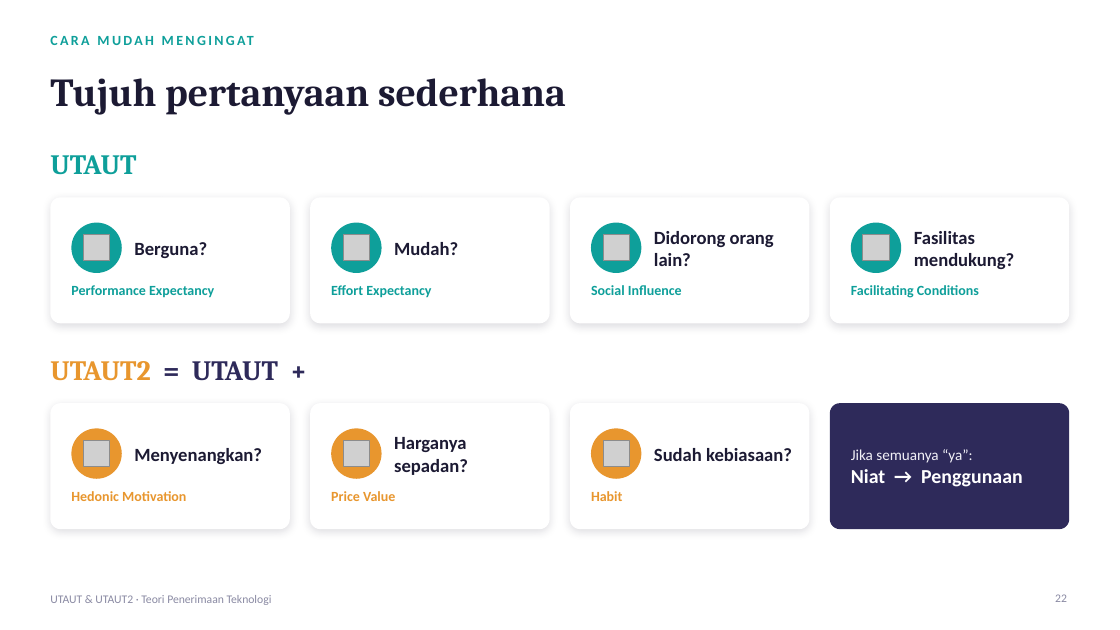
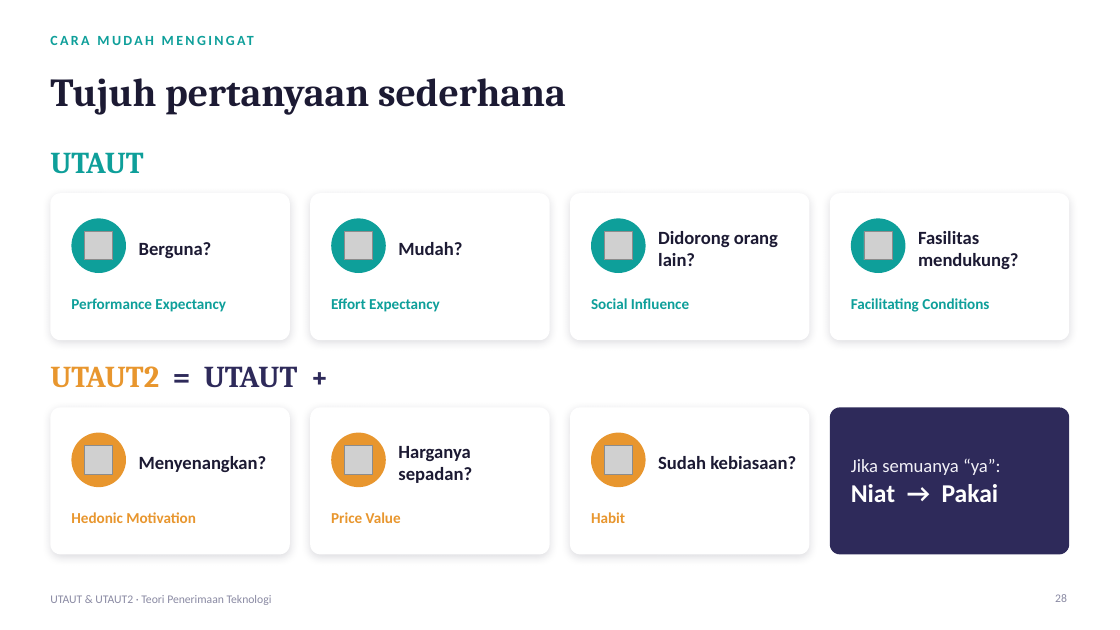
Before and after one commit to KevArslanian/S-Enigma, a slide deck: slide 28 of materi/UTAUT_UTAUT2.pptx (slide 22 before the commit). Drawn at 1120x630 pixels with LibreOffice and Linux fonts; fonts in the diff are those of the drawing; grey boxes stand for pictures. Boxes give left, top, right and bottom in pixels: in the first picture for what was removed or moved away, otherwise in the second. Text is boxed around its words. In the diff, an @@ line names an element or a change of style, - is before the commit and + after.

```diff
--- a/materi/UTAUT_UTAUT2.pptx
+++ b/materi/UTAUT_UTAUT2.pptx
@@ text "UTAUT" at [50,152,143,174]: size 24 to 26 pt @@
@@ rounded rectangle: place and size @@
-rounded rectangle at [50,197,290,323]
+rounded rectangle at [50,193,290,340]
@@ rounded rectangle: place and size @@
-rounded rectangle at [310,197,549,323]
+rounded rectangle at [310,193,549,340]
@@ rounded rectangle: place and size @@
-rounded rectangle at [571,197,810,323]
+rounded rectangle at [571,193,810,340]
@@ rounded rectangle: place and size @@
-rounded rectangle at [830,197,1070,323]
+rounded rectangle at [830,193,1070,340]
@@ ellipse: place and size @@
-ellipse at [71,223,122,273]
+ellipse at [71,218,126,273]
@@ 3 pictures: place and size @@
-3 pictures at [83,234,889,260]
+3 pictures at [85,232,893,260]
@@ text "Berguna?": place and size @@
-text "Berguna?" at [134,242,207,258]
+text "Berguna?" at [139,242,212,258]
@@ ellipse: place and size @@
-ellipse at [331,223,381,273]
+ellipse at [331,218,386,273]
@@ text "Mudah?": place and size @@
-text "Mudah?" at [394,242,458,255]
+text "Mudah?" at [398,242,462,255]
@@ ellipse: place and size @@
-ellipse at [592,223,642,273]
+ellipse at [592,218,646,273]
@@ text "Didorong orang lain?": place and size @@
-text "Didorong orang lain?" at [654,231,774,266]
+text "Didorong orang lain?" at [658,231,778,266]
@@ ellipse: place and size @@
-ellipse at [851,223,902,273]
+ellipse at [851,218,906,273]
@@ text "Fasilitas mendukung?": place and size @@
-text "Fasilitas mendukung?" at [914,231,1015,269]
+text "Fasilitas mendukung?" at [918,231,1019,269]
@@ 4 texts: place and size @@
-4 texts at [71,285,979,298]
+4 texts at [71,298,989,312]
@@ text "UTAUT2 = UTAUT +" at [50,366,297,388]: size 24 to 26 pt @@
@@ rounded rectangle: place and size @@
-rounded rectangle at [50,403,290,529]
+rounded rectangle at [50,408,290,555]
@@ rounded rectangle: place and size @@
-rounded rectangle at [310,403,549,529]
+rounded rectangle at [310,408,549,555]
@@ rounded rectangle: place and size @@
-rounded rectangle at [571,403,810,529]
+rounded rectangle at [571,408,810,555]
@@ proportions changed in 8 elements at [50,193,290,340], [571,193,810,340], [310,193,549,340], [830,193,1070,340], [50,408,290,555], [571,408,810,555], [310,408,549,555], [830,408,1070,555] @@
@@ rounded rectangle: place and size @@
-rounded rectangle at [830,403,1070,529]
+rounded rectangle at [830,408,1070,555]
@@ ellipse: place and size @@
-ellipse at [71,429,122,479]
+ellipse at [71,433,126,487]
@@ 3 pictures: place and size @@
-3 pictures at [83,440,629,466]
+3 pictures at [85,446,633,475]
@@ text "Menyenangkan?": place and size @@
-text "Menyenangkan?" at [134,448,262,464]
+text "Menyenangkan?" at [139,456,267,472]
@@ ellipse: place and size @@
-ellipse at [331,429,381,479]
+ellipse at [331,433,386,487]
@@ text "Harganya sepadan?": place and size @@
-text "Harganya sepadan?" at [394,437,468,475]
+text "Harganya sepadan?" at [398,446,472,483]
@@ ellipse: place and size @@
-ellipse at [592,429,642,479]
+ellipse at [592,433,646,487]
@@ text "Sudah kebiasaan?": place and size @@
-text "Sudah kebiasaan?" at [654,448,792,461]
+text "Sudah kebiasaan?" at [658,456,796,469]
@@ text at [851,459,1001,475]: size 13 to 16 pt in "Jika semuanya “ya”:" @@
@@ size 12 to 13 pt in 7 elements at [71,298,226,312], [331,298,440,312], [591,298,689,309], [851,298,989,312], [71,512,196,523], [331,512,401,523], [591,512,625,523] @@
@@ 3 texts: place and size @@
-3 texts at [71,491,622,501]
+3 texts at [71,512,625,523]
@@ text at [851,484,999,502]: text changed; size 17 to 22 pt @@
-Niat → Penggunaan
+Niat → Pakai
```
Also in this commit, not shown: 18 other slides changed, 12 slides added, 4 slides removed.
